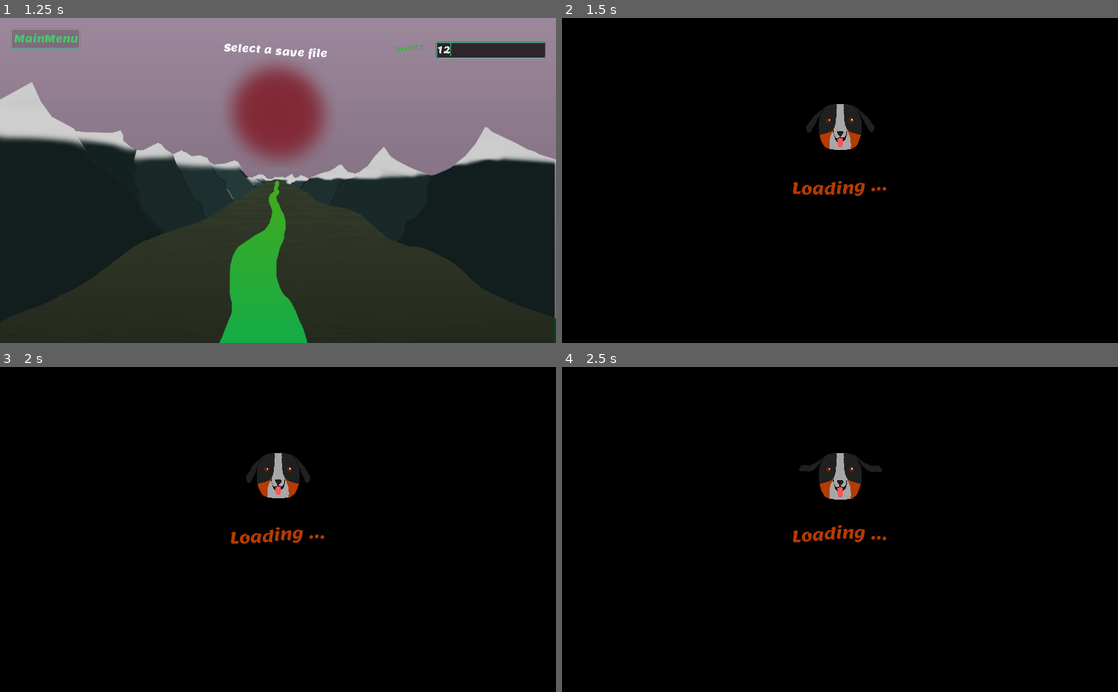
Above: before the commit, frames 1-4 (two rows, left to right).
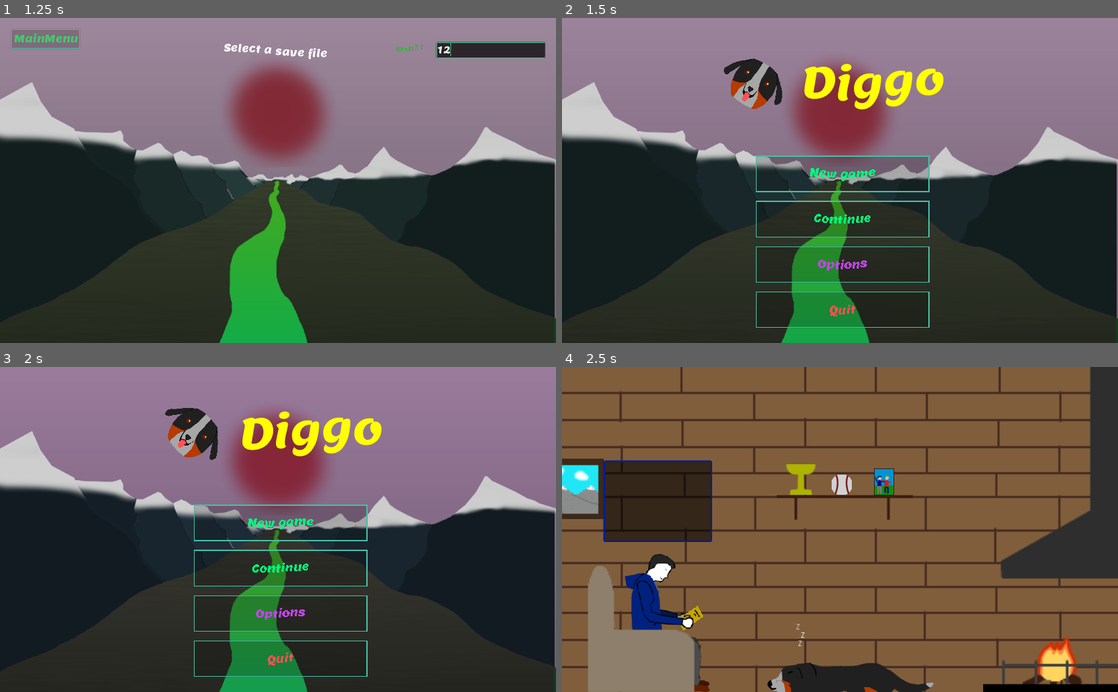
Above: after the commit, the same moments.

Repository: clemetayer/Diggo
Game: Godot game, scene res://Scenes/Menus/SaveMenu.tscn
Same seed, same stepped clock (60 frames per second), same inputs: the game is played once before the commit and once after it. The project has no main scene, so this scene is started directly. Sound files missing from this copy of the repository are replaced by a short silence.
Inputs (mouse positions are in pixels of both pictures, inside the frame that each line leads up to):
- Up to frame 1 (1.25 s): click (489, 50) at 0.52 s; type "12" at 0.6 s
- Up to frame 2 (1.5 s): click "MainMenu" at 1.25 s
- Up to frame 3 (2 s): no input
- Up to frame 4 (2.5 s): click (840, 523) at 2 s, where only the run after the commit has a clickable "New game"

Frame 1 is identical in both runs. In frame 2, 100% of the frame differs, in the area x 0-100%, y 0-100%; in frame 3, 100%; in frame 4, 99%.

Commit message:
Fixed an freeze issue when Main menu -> Save menu -> Main menu

Diff:
--- a/Diggo/Scenes/Levels/Mountains1/DiggosTutorialScene.gd
+++ b/Diggo/Scenes/Levels/Mountains1/DiggosTutorialScene.gd
@@ -1,6 +1,5 @@
 extends Node2D
 
-# FIXME : fix the tilemap looking a bit weird on some spots
 # TODO : add a Game over transition if the player jumps off the cliff
 # TODO : add a disable feature for interact buttons
 
--- a/Diggo/Scenes/Menus/OptionsMenu.tscn
+++ b/Diggo/Scenes/Menus/OptionsMenu.tscn
@@ -1,13 +1,17 @@
-[gd_scene load_steps=25 format=2]
+[gd_scene load_steps=31 format=2]
 
 [ext_resource path="res://Scenes/Menus/MainMenuSprites.tscn" type="PackedScene" id=1]
-[ext_resource path="res://Scenes/Menus/MainMenuButton.tscn" type="PackedScene" id=2]
+[ext_resource path="res://Other/Themes/MenusTheme/DisabledButton.tres" type="StyleBox" id=2]
 [ext_resource path="res://Scenes/Menus/ReturnButton.tscn" type="PackedScene" id=3]
 [ext_resource path="res://Scripts/Menus/OptionMenu/OptionsMenu.tres.gd" type="Script" id=4]
 [ext_resource path="res://Other/Themes/MenusThemes.tres" type="Theme" id=5]
 [ext_resource path="res://Other/Fonts/lemon/DynamicLemonS13.tres" type="DynamicFont" id=6]
 [ext_resource path="res://Scripts/Menus/Other/KeyChangePopup.gd" type="Script" id=7]
+[ext_resource path="res://Other/Themes/MenusTheme/MainButtonStyle.tres" type="StyleBox" id=8]
+[ext_resource path="res://Other/Themes/MenusTheme/PressedButton.tres" type="StyleBox" id=9]
+[ext_resource path="res://Other/Themes/MenusTheme/HoverButton.tres" type="StyleBox" id=10]
 [ext_resource path="res://Other/Fonts/lemon/19919.ttf" type="DynamicFontData" id=11]
+[ext_resource path="res://Other/Themes/MenusTheme/FocusButton.tres" type="StyleBox" id=12]
 
 [sub_resource type="DynamicFont" id=1]
 size = 15
@@ -148,6 +152,25 @@
 Button/styles/normal = SubResource( 14 )
 Button/styles/pressed = SubResource( 15 )
 
+[sub_resource type="DynamicFont" id=17]
+size = 20
+use_filter = true
+font_data = ExtResource( 11 )
+
+[sub_resource type="Theme" id=18]
+default_font = SubResource( 17 )
+Button/colors/font_color = Color( 0.270588, 0.788235, 0.423529, 1 )
+Button/colors/font_color_disabled = Color( 0.337255, 0.380392, 0.741176, 1 )
+Button/colors/font_color_hover = Color( 0.258824, 0.878431, 0.309804, 1 )
+Button/colors/font_color_pressed = Color( 0.133333, 0.854902, 0.54902, 1 )
+Button/constants/hseparation = 2
+Button/fonts/font = null
+Button/styles/disabled = ExtResource( 2 )
+Button/styles/focus = ExtResource( 12 )
+Button/styles/hover = ExtResource( 10 )
+Button/styles/normal = ExtResource( 8 )
+Button/styles/pressed = ExtResource( 9 )
+
 [node name="OptionsMenu" type="Node2D"]
 script = ExtResource( 4 )
 
@@ -516,11 +539,18 @@
 margin_bottom = 37.0
 theme = SubResource( 16 )
 custom_constants/separation = 5
-
-[node name="MainMenuButton" parent="MenusButtons" instance=ExtResource( 2 )]
+__meta__ = {
+"_edit_use_anchors_": false
+}
+
+[node name="MainMenuButton" type="Button" parent="MenusButtons"]
 margin_right = 133.0
 margin_bottom = 37.0
-script = null
+theme = SubResource( 18 )
+text = "MainMenu"
+__meta__ = {
+"_edit_use_anchors_": false
+}
 
 [node name="ReturnButton" parent="MenusButtons" instance=ExtResource( 3 )]
 margin_left = 138.0
--- a/Diggo/Scenes/Menus/SaveMenu.tscn
+++ b/Diggo/Scenes/Menus/SaveMenu.tscn
@@ -20,7 +20,9 @@
 [ext_resource path="res://Other/Themes/MenusTheme/ProgressBarFG.tres" type="StyleBox" id=18]
 [ext_resource path="res://Other/Themes/MenusTheme/TabContainerDisabled.tres" type="StyleBox" id=19]
 [ext_resource path="res://Scenes/Menus/ReturnButton.tscn" type="PackedScene" id=20]
+[ext_resource path="res://Other/Themes/MenusTheme/MainButtonStyle.tres" type="StyleBox" id=21]
 [ext_resource path="res://Other/Themes/MenusTheme/DisabledButton.tres" type="StyleBox" id=22]
+[ext_resource path="res://Other/Themes/MenusTheme/PressedButton.tres" type="StyleBox" id=23]
 [ext_resource path="res://Other/Themes/MenusTheme/TabContainerBack.tres" type="StyleBox" id=24]
 [ext_resource path="res://Other/Themes/MenusTheme/SliderTheme.tres" type="StyleBox" id=25]
 [ext_resource path="res://Other/Themes/MenusTheme/Grabber.tres" type="StyleBox" id=26]
@@ -31,15 +33,32 @@
 [ext_resource path="res://Other/Themes/MenusTheme/VerticalGrabber.tres" type="StyleBox" id=31]
 [ext_resource path="res://Other/Themes/MenusTheme/VerticalSlider.tres" type="StyleBox" id=32]
 [ext_resource path="res://Other/Themes/MenusTheme/PopupMenuDisabled.tres" type="StyleBox" id=33]
-[ext_resource path="res://Scenes/Menus/MainMenuButton.tscn" type="PackedScene" id=34]
-
-
-
-[sub_resource type="DynamicFont" id=1]
+[ext_resource path="res://Other/Themes/MenusTheme/HoverButton.tres" type="StyleBox" id=34]
+
+[sub_resource type="DynamicFont" id=17]
+size = 20
+use_filter = true
+font_data = ExtResource( 1 )
+
+[sub_resource type="Theme" id=18]
+default_font = SubResource( 17 )
+Button/colors/font_color = Color( 0.270588, 0.788235, 0.423529, 1 )
+Button/colors/font_color_disabled = Color( 0.337255, 0.380392, 0.741176, 1 )
+Button/colors/font_color_hover = Color( 0.258824, 0.878431, 0.309804, 1 )
+Button/colors/font_color_pressed = Color( 0.133333, 0.854902, 0.54902, 1 )
+Button/constants/hseparation = 2
+Button/fonts/font = null
+Button/styles/disabled = ExtResource( 22 )
+Button/styles/focus = ExtResource( 8 )
+Button/styles/hover = ExtResource( 34 )
+Button/styles/normal = ExtResource( 21 )
+Button/styles/pressed = ExtResource( 23 )
+
+[sub_resource type="DynamicFont" id=19]
 size = 20
 font_data = ExtResource( 1 )
 
-[sub_resource type="StyleBoxFlat" id=2]
+[sub_resource type="StyleBoxFlat" id=20]
 content_margin_right = 780.0
 content_margin_bottom = 150.0
 bg_color = Color( 0.6, 0.6, 0.6, 0 )
@@ -340,9 +359,14 @@
 margin_right = 133.0
 margin_bottom = 80.0
 
-[node name="MainMenuButton" parent="Window/Elements/Banner/MainRetButtons" instance=ExtResource( 34 )]
+[node name="MainMenuButton" type="Button" parent="Window/Elements/Banner/MainRetButtons"]
 margin_right = 133.0
 margin_bottom = 37.0
+theme = SubResource( 18 )
+text = "MainMenu"
+__meta__ = {
+"_edit_use_anchors_": false
+}
 
 [node name="ReturnButton" parent="Window/Elements/Banner/MainRetButtons" instance=ExtResource( 20 )]
 visible = false
Not shown: 10 places in Diggo/Scenes/Menus/SaveMenu.tscn that only renumber resources
